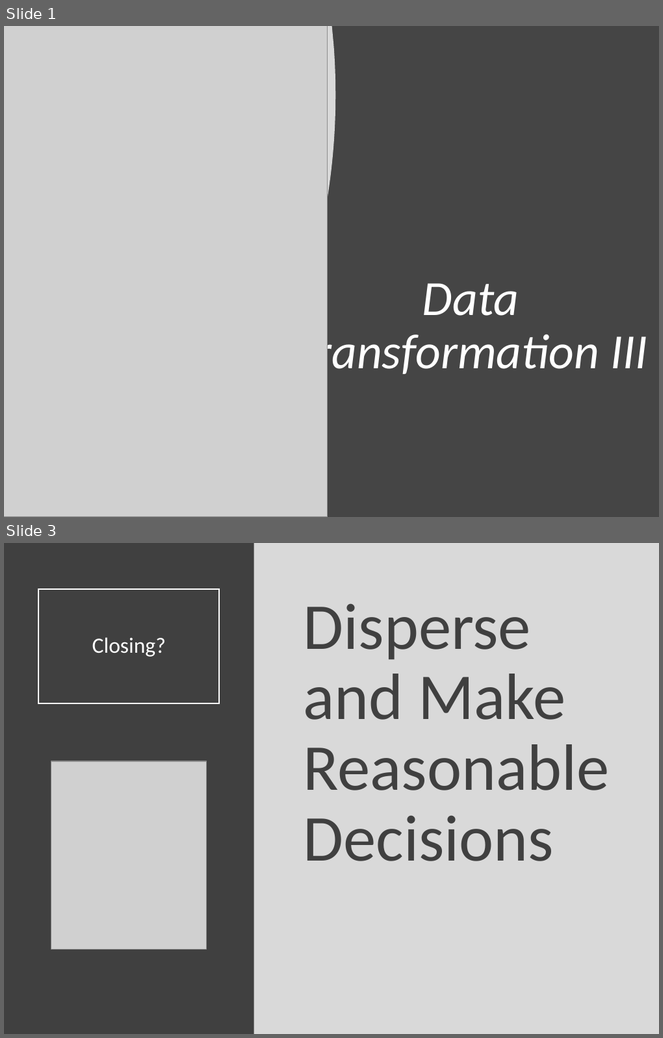
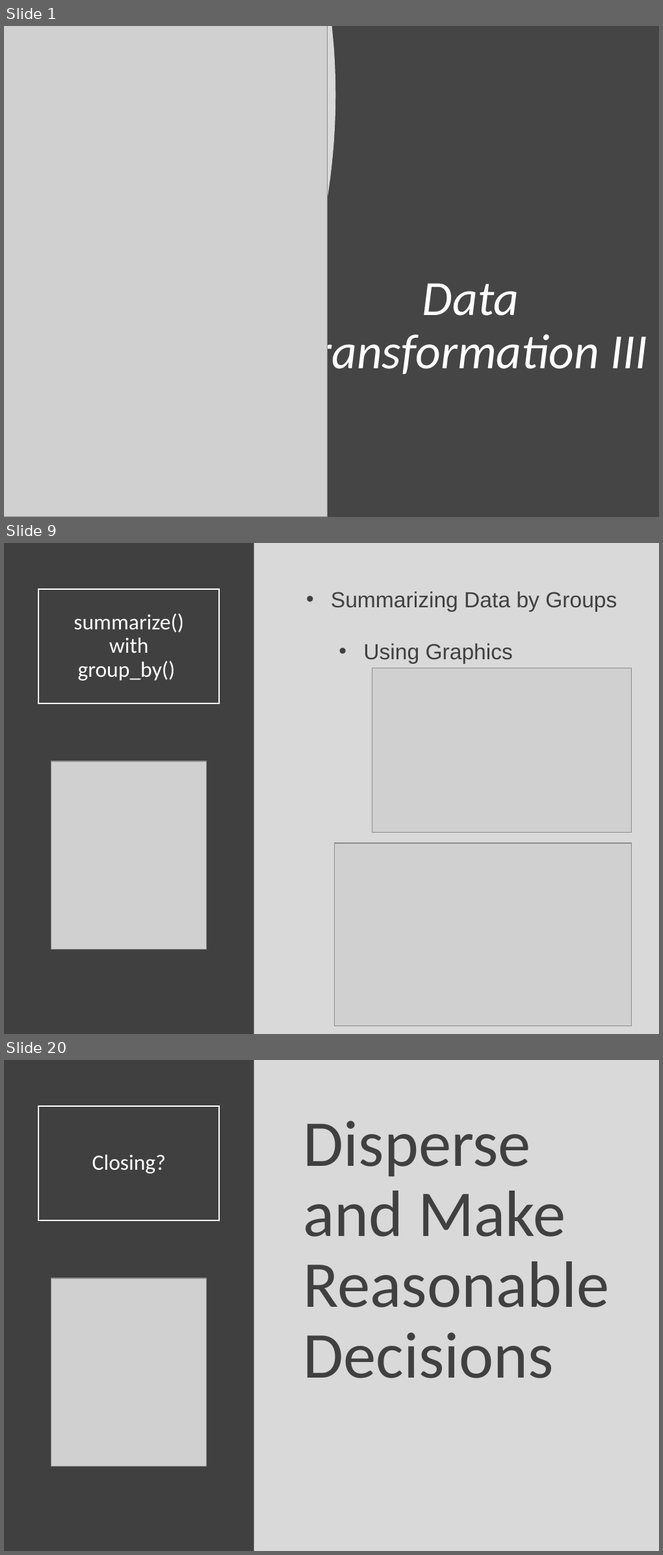
Before and after one commit to Yixf-Self/STOR320_WEBSITE, a slide deck: Lecture/Lecture 6/Lecture 6.pptx. Shown one above the other, each under a label of ours: slides 1 and 3 before the commit, slides 1, 9 and 20 after it; the slides between them are not shown. The pictures are 663x1038 and 663x1555 pixels, drawn with LibreOffice and Linux fonts; fonts in the diff are those of the drawing; grey boxes stand for pictures. Boxes give left, top, right and bottom in pixels: in the first picture for what was removed or moved away, otherwise in the second. Text is boxed around its words. In the diff, an @@ line names an element or a change of style, - is before the commit and + after.

```diff
--- a/Lecture/Lecture 6/Lecture 6.pptx
+++ b/Lecture/Lecture 6/Lecture 6.pptx
@@ slide 9 added at (4,543,659,1034), background #D9D9D9 @@
@@ rectangle added at (4,543,254,1034), fill #404040 @@
@@ title added at (38,589,220,704), outline #FFFFFF 1.5 pt, 24 pt, text #FFFFFF @@
+summarize()
+with
+group_by()
@@ text added at (331,591,617,664), 24 pt, text #404040 @@
+• Summarizing Data by Groups
+  • Using Graphics
@@ picture added at (372,668,632,833) @@
@@ picture added at (51,761,206,949) @@
@@ picture added at (334,843,632,1027) @@
@@ what was slide 3 is now slide 20 @@
```
Also in this commit, not shown: 1 slide changed, 16 other slides added, 6 other files.
